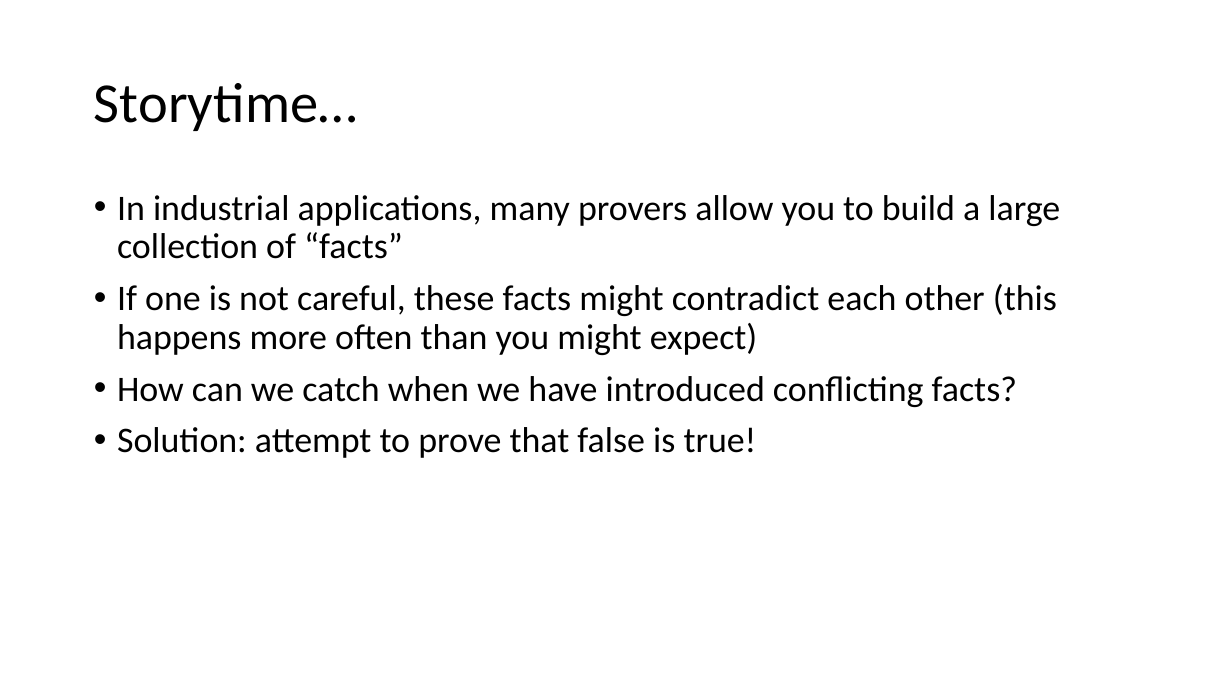
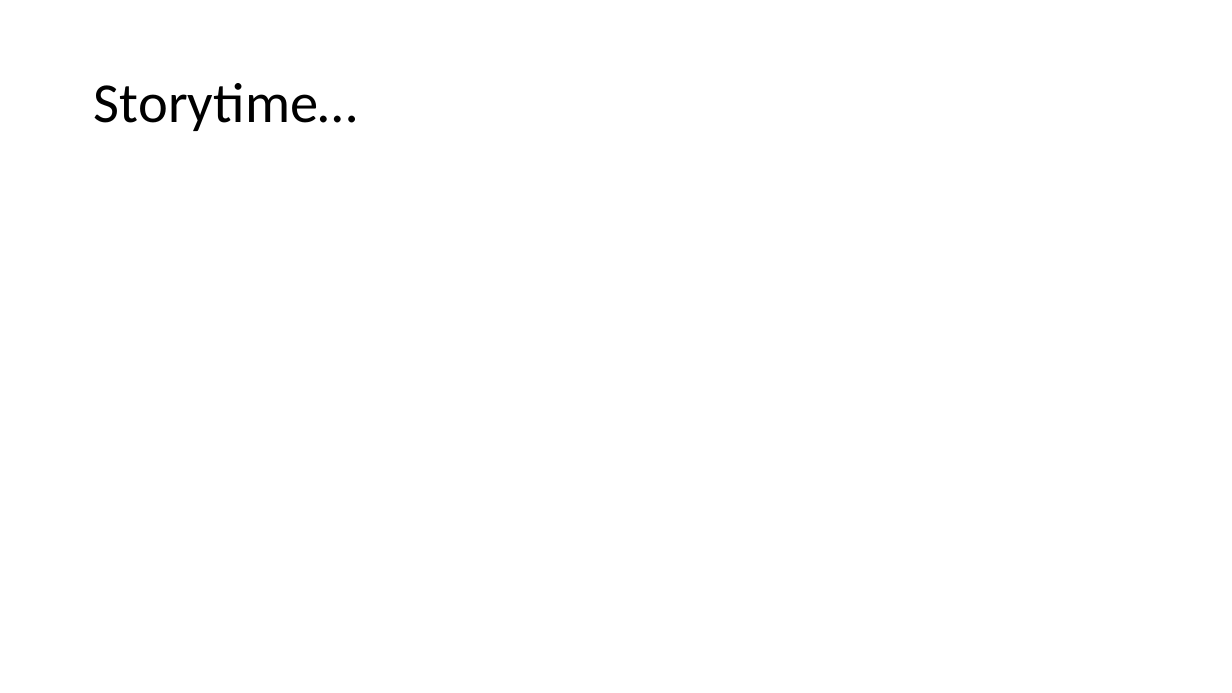
Before and after one commit to kevinsullivan/cs-dm, a slide deck: slide 14 of 02_True_False/LogicalRulesAndTactics.pptx. Drawn at 1232x693 pixels with LibreOffice and Linux fonts; fonts in the diff are those of the drawing; grey boxes stand for pictures. Boxes give left, top, right and bottom in pixels: in the first picture for what was removed or moved away, otherwise in the second. Text is boxed around its words. In the diff, an @@ line names an element or a change of style, - is before the commit and + after.

```diff
--- a/02_True_False/LogicalRulesAndTactics.pptx
+++ b/02_True_False/LogicalRulesAndTactics.pptx
@@ text removed at [117, 195, 1060, 458] @@
-• In industrial applications, many provers allow you to build a large collection of “facts”
-• If one is not careful, these facts might contradict each other (this happens more often than you might expect)
-• How can we catch when we have introduced conflicting facts?
-• Solution: attempt to prove that false is true!
```
